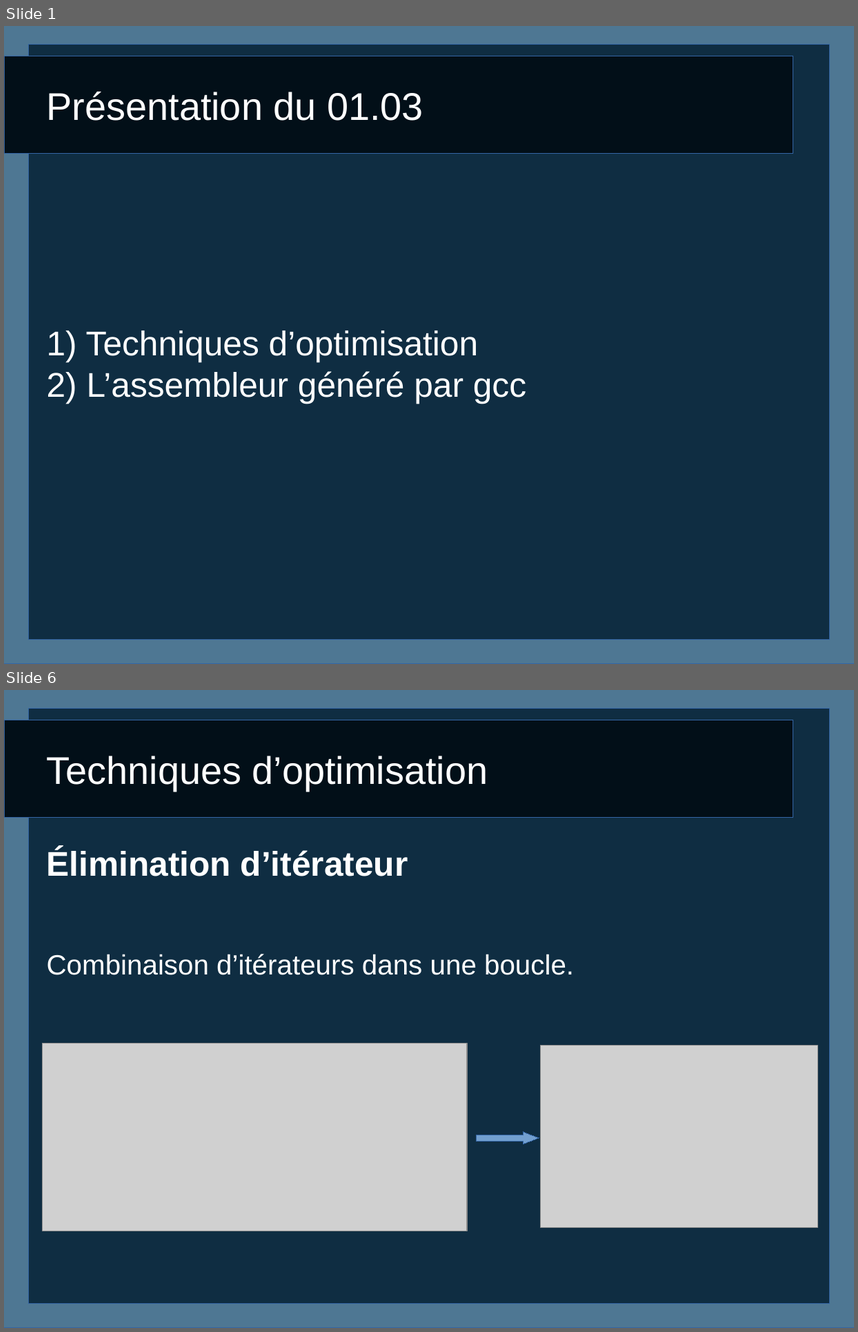
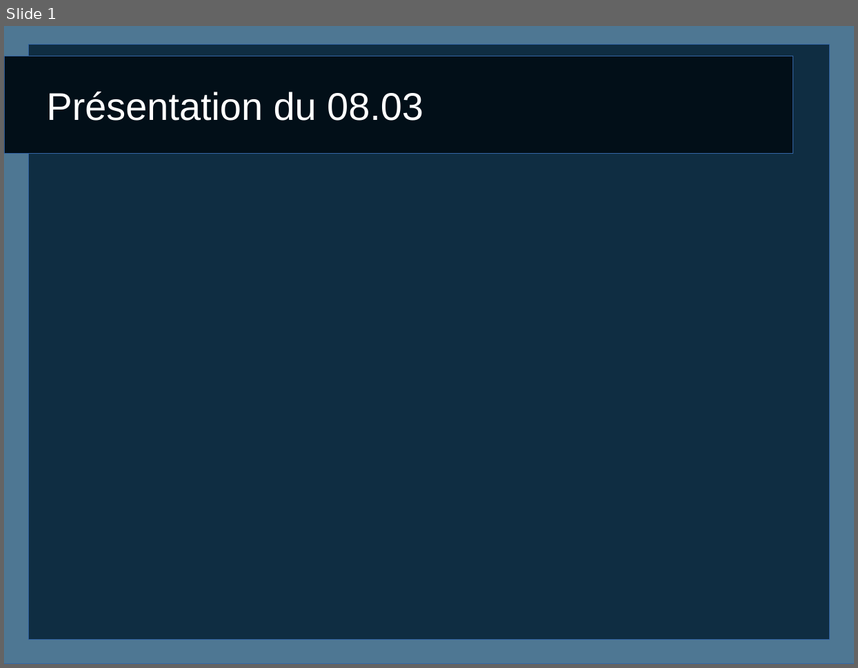
Before and after one commit to caswitch/recherche-et-doc-s4, a slide deck: Diapo3.odp. Shown one above the other, each under a label of ours: slides 1 and 6 before the commit, slide 1 after it; the slides between them are not shown. The pictures are 858x1332 and 858x668 pixels, drawn with LibreOffice and Linux fonts; fonts in the diff are those of the drawing; grey boxes stand for pictures. Boxes give left, top, right and bottom in pixels: in the first picture for what was removed or moved away, otherwise in the second. Text is boxed around its words. In the diff, an @@ line names an element or a change of style, - is before the commit and + after.

```diff
--- a/Diapo3.odp
+++ b/Diapo3.odp
@@ slide 6 removed at bbox=[4, 690, 854, 1328], background #FFFFFF; not listed: 3 template elements that a slide beside it also shows @@
@@ title removed at bbox=[47, 756, 488, 791] @@
-Techniques d’optimisation
@@ text removed at bbox=[47, 849, 574, 975] @@
-Élimination d’itérateur
-Combinaison d’itérateurs dans une boucle.
@@ picture removed at bbox=[43, 1043, 468, 1231] @@
@@ picture removed at bbox=[541, 1045, 818, 1228] @@
@@ right arrow removed at bbox=[476, 1132, 539, 1144] @@
@@ slide 1 changed as well @@
@@ title at bbox=[47, 92, 424, 121]: text changed @@
-Présentation du 01.03
+Présentation du 08.03
@@ subtitle removed at bbox=[86, 330, 526, 403] @@
-1) Techniques d’optimisation
-2) L’assembleur généré par gcc
```
Also in this commit, not shown: 2 slides added, 6 other slides removed.
